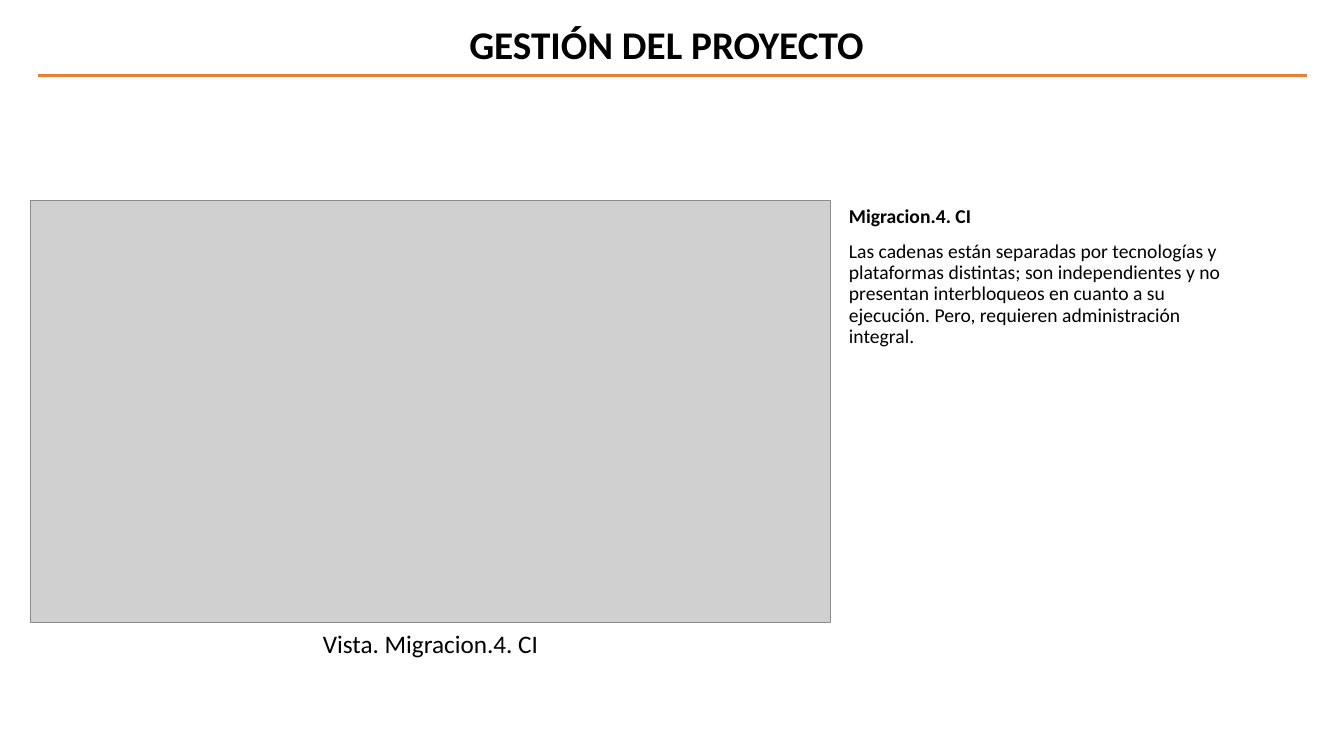
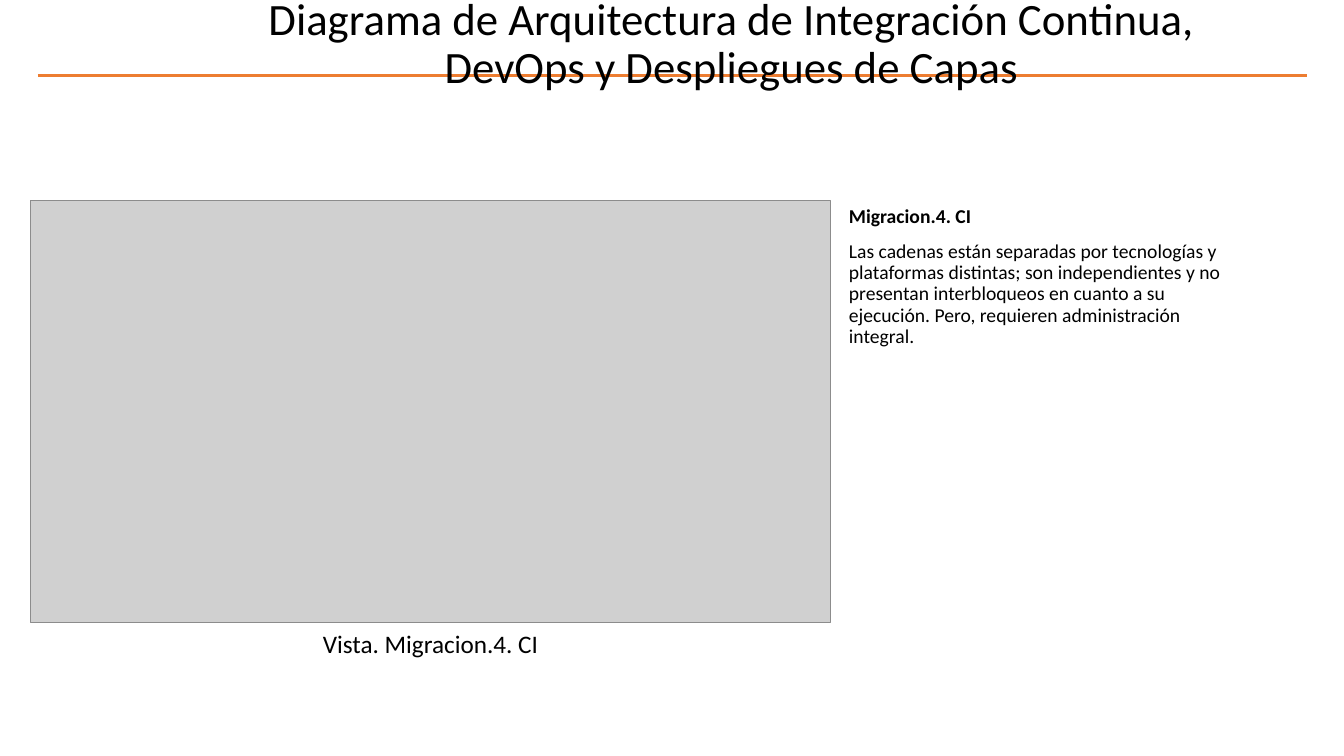
Before and after one commit to hwong23/pgn-078, a slide deck: slide 10 of content/pptxoutpt.pptx. Drawn at 1344x756 pixels with LibreOffice and Linux fonts; fonts in the diff are those of the drawing; grey boxes stand for pictures; background and template pictures are left out. Boxes give left, top, right and bottom in pixels: in the first picture for what was removed or moved away, otherwise in the second. Text is boxed around its words. In the diff, an @@ line names an element or a change of style, - is before the commit and + after.

```diff
--- a/content/pptxoutpt.pptx
+++ b/content/pptxoutpt.pptx
@@ title added at bbox=[268, 4, 1193, 91], 32 pt, text #000000 @@
+Diagrama de Arquitectura de Integración Continua, DevOps y Despliegues de Capas
@@ text removed at bbox=[469, 26, 863, 60] @@
-GESTIÓN DEL PROYECTO
```
Also in this commit, not shown: 11 other slides changed, 2 other files.
